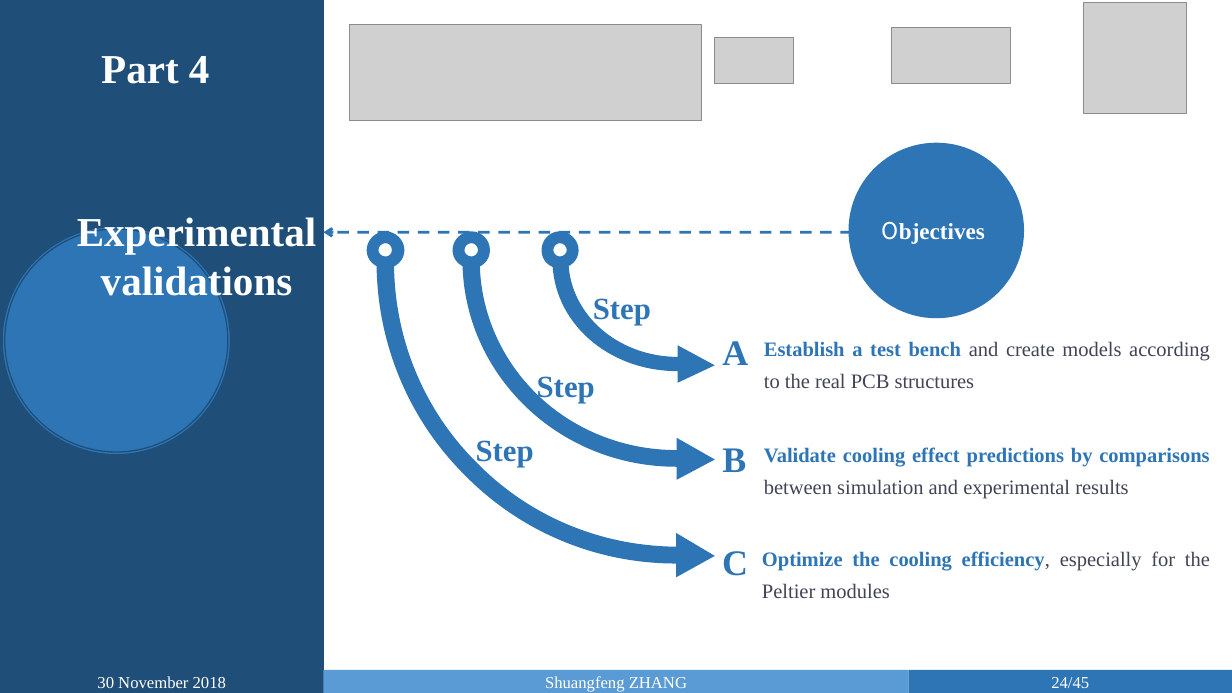
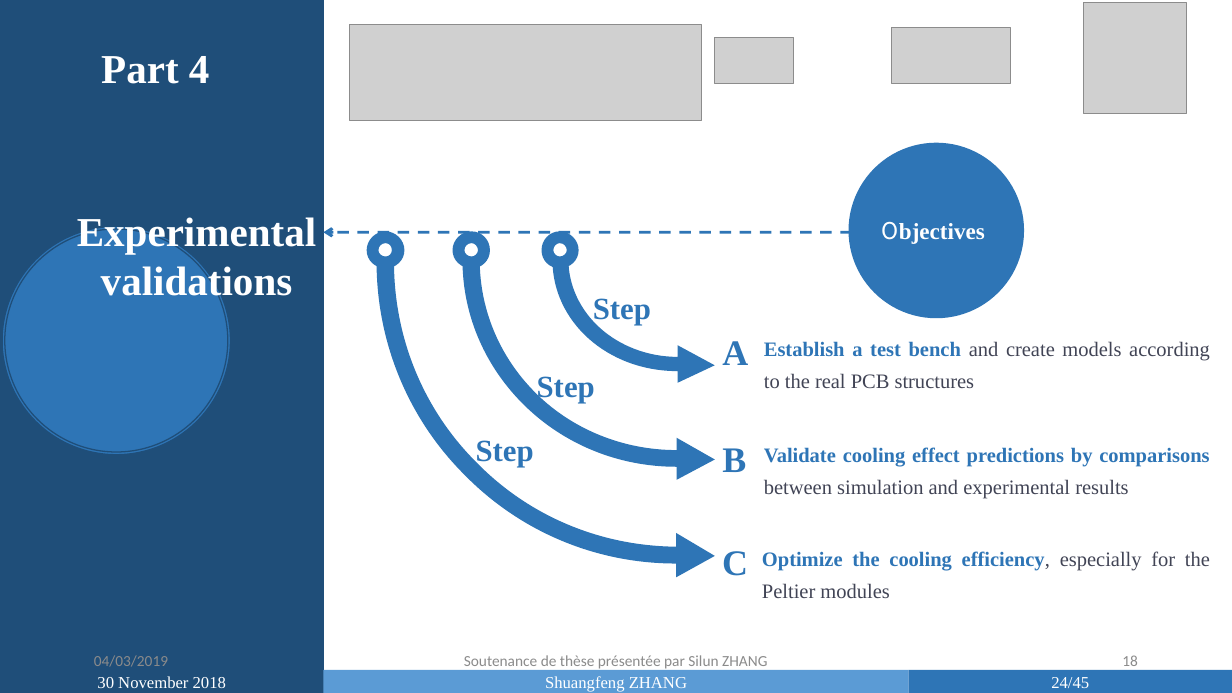
Before and after one commit to SilunZ/SoutenanceThese, a slide deck: slide 18 of Soutenance_Silun ZHANG-slides.pptx (slide 12 before the commit). Drawn at 1232x693 pixels with LibreOffice and Linux fonts; fonts in the diff are those of the drawing; grey boxes stand for pictures. Boxes give left, top, right and bottom in pixels: in the first picture for what was removed or moved away, otherwise in the second. Text is boxed around its words. In the diff, an @@ line names an element or a change of style, - is before the commit and + after.

```diff
--- a/Soutenance_Silun ZHANG-slides.pptx
+++ b/Soutenance_Silun ZHANG-slides.pptx
@@ text added at [94,655,168,667], 12 pt, text #8C8C8C @@
+04/03/2019
@@ text added at [464,655,767,671], 12 pt, text #8C8C8C @@
+Soutenance de thèse présentée par Silun ZHANG
@@ page number added at [1122,655,1138,671], 12 pt, text #8C8C8C @@
+18
```
Also in this commit, not shown: 13 other slides changed, 6 slides added, 4 other files.
